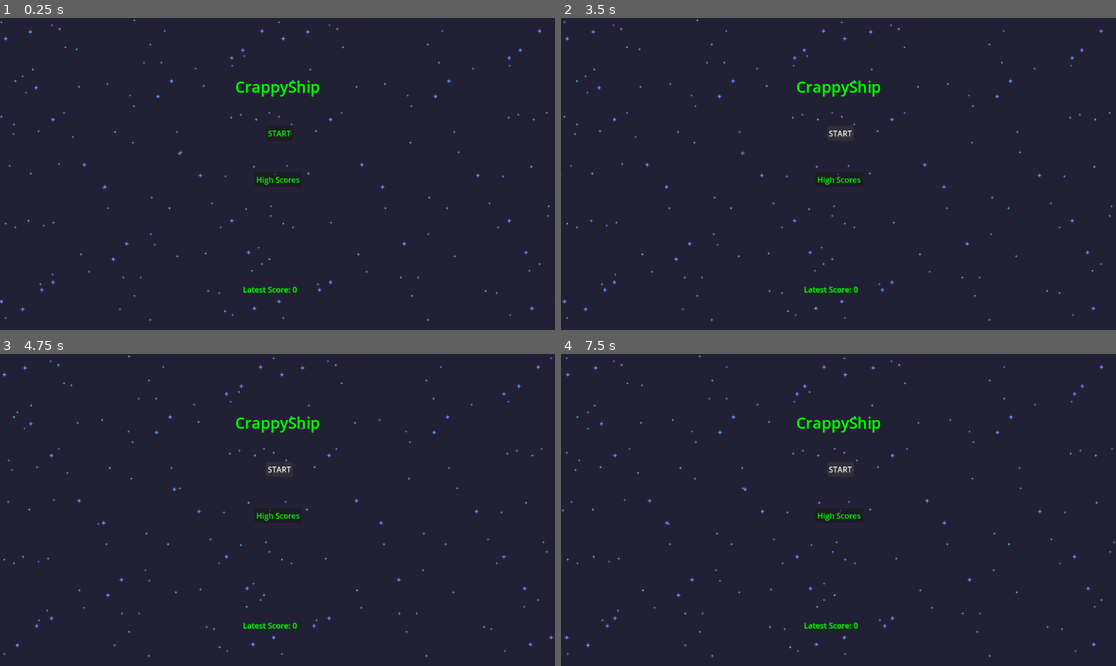
Above: before the commit, frames 1-4 (two rows, left to right).
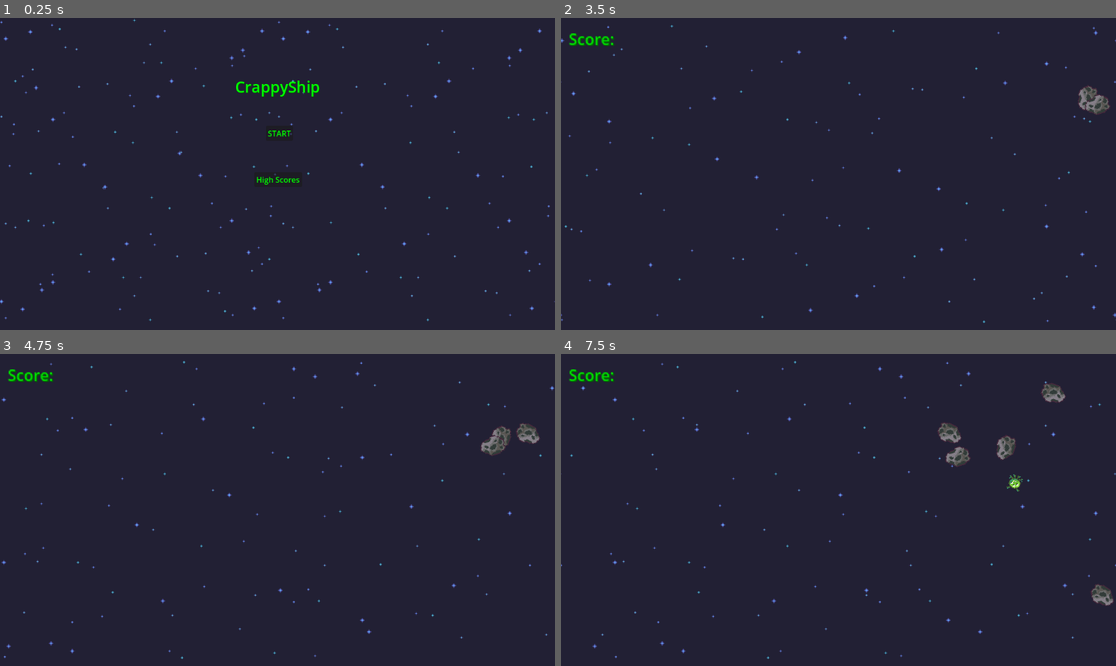
Above: after the commit, the same moments.

Repository: MatthewSMinor/crappyShip
Game: Godot game, scene res://scenes/menu.tscn
Two runs of this game, one before a commit and one after it. Both use one fixed random seed, a clock stepped at 60 frames per second and the inputs below.
Inputs (mouse positions are in pixels of both pictures, inside the frame that each line leads up to):
- Up to frame 1 (0.25 s): no input
- Up to frame 2 (3.5 s): click "START" at 0.5 s; tap Enter (ui_accept) at 1.25, 1.52, 2.27 s
- Up to frame 3 (4.75 s): click (277, 469) at 3.5 s, where only the run before the commit has a clickable "START"; tap Enter (ui_accept) at 4.52 s
- Up to frame 4 (7.5 s): click (838, 516) at 5 s, where only the run before the commit has a clickable "High Scores"; click (838, 516) at 5.75 s, where only the run before the commit has a clickable "High Scores"; click (838, 469) at 6.5 s, where only the run before the commit has a clickable "START"

The runs differ from the first frame. In frame 1, 0.1% of the frame differs, in the area x 43-54%, y 85-89%; in frame 2, 2.3%; in frame 3, 2.4%; in frame 4, 3.0%, in the area x 0-100%, y 0-98%.

Commit message:
Added game over screen with score

Diff:
--- a/crappyship/scenes/menu.tscn
+++ b/crappyship/scenes/menu.tscn
@@ -1,9 +1,8 @@
-[gd_scene load_steps=5 format=3 uid="uid://dbvcnc0lr48pg"]
+[gd_scene load_steps=4 format=3 uid="uid://dbvcnc0lr48pg"]
 
 [ext_resource type="Texture2D" uid="uid://bg8i4ojpasmtg" path="res://assets/stars-bg1.png" id="1_c80ao"]
 [ext_resource type="Script" path="res://scenes/menu.gd" id="1_fe516"]
 [ext_resource type="Texture2D" uid="uid://d3rff7u2khyjf" path="res://assets/stars-bg2.png" id="2_yy22p"]
-[ext_resource type="Script" path="res://scenes/high_score.gd" id="4_e4i1v"]
 
 [node name="Menu" type="Control"]
 layout_mode = 3
@@ -71,16 +70,4 @@
 scale = Vector2(2, 2)
 texture = ExtResource("2_yy22p")
 
-[node name="highScore" type="Label" parent="."]
-layout_mode = 0
-offset_left = 504.0
-offset_top = 552.0
-offset_right = 625.0
-offset_bottom = 575.0
-theme_override_colors/font_color = Color(0, 1, 0, 1)
-theme_override_colors/font_shadow_color = Color(0, 0.490196, 0, 1)
-theme_override_colors/font_outline_color = Color(1, 1, 1, 1)
-text = "Last score:"
-script = ExtResource("4_e4i1v")
-
 [connection signal="pressed" from="StartButton" to="." method="_on_start_button_pressed"]
--- a/crappyship/scripts/playerMovement.gd
+++ b/crappyship/scripts/playerMovement.gd
@@ -10,7 +10,7 @@
 	velocity.y += gravity * delta
 
 	if position.y > 325 or position.y < -5:
-		get_tree().change_scene_to_file("res://scenes/menu.tscn")
+		get_tree().change_scene_to_file("res://scenes/game_over.tscn")
 
 	if Input.is_action_just_pressed("ui_accept"):
 		velocity.y = JUMP_VELOCITY
@@ -23,5 +23,5 @@
 
 	if (area.is_in_group("astroid")):
 		print("astroid collision")
-		get_tree().change_scene_to_file("res://scenes/menu.tscn")
+		get_tree().change_scene_to_file("res://scenes/game_over.tscn")
 	pass # Replace with function body.
